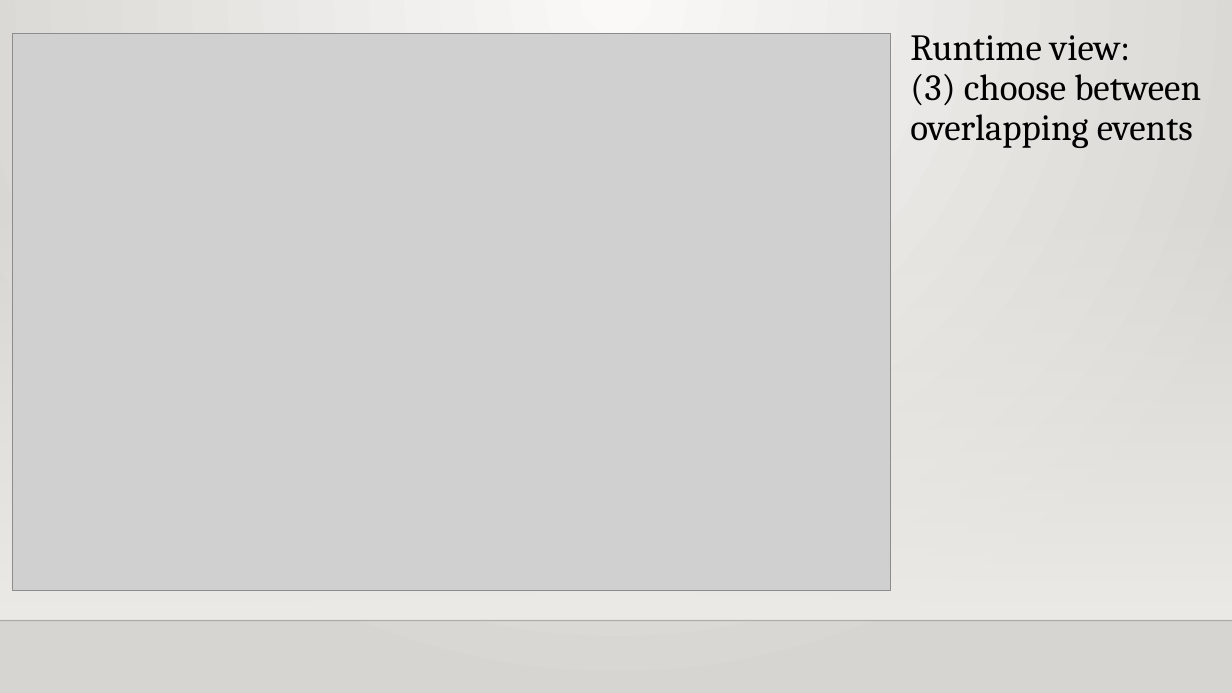
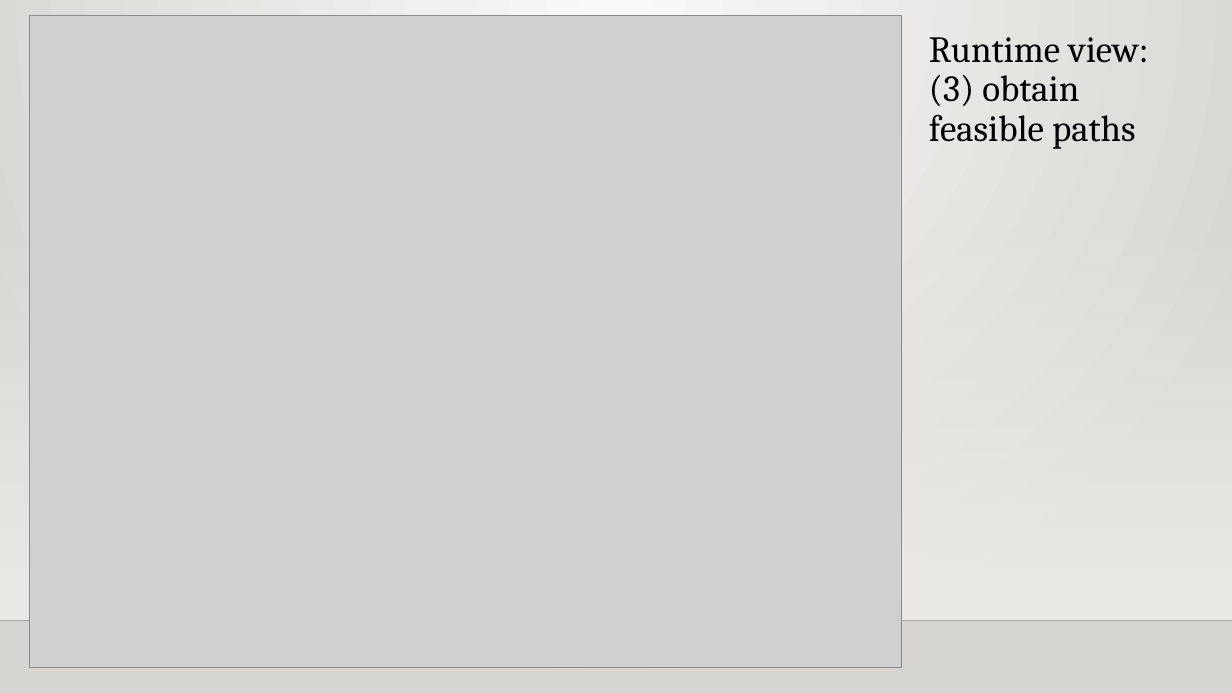
Before and after one commit to JustSalva/MelziPinaSalvadore, a slide deck: slide 9 of DD/Slides_DD_laboratory.pptx. Drawn at 1232x693 pixels with LibreOffice and Linux fonts; fonts in the diff are those of the drawing; grey boxes stand for pictures; background and template pictures are left out. Boxes give left, top, right and bottom in pixels: in the first picture for what was removed or moved away, otherwise in the second. Text is boxed around its words. In the diff, an @@ line names an element or a change of style, - is before the commit and + after.

Commit message:
runtime view in presentation

```diff
--- a/DD/Slides_DD_laboratory.pptx
+++ b/DD/Slides_DD_laboratory.pptx
@@ picture: place and size @@
-picture at (13,34,890,592)
+picture at (30,15,901,667)
@@ title at (929,37,1148,149): text changed @@
-Runtime view:
-(3) choose between
-overlapping events
+Runtime view:
+(3) obtain
+feasible paths
```
